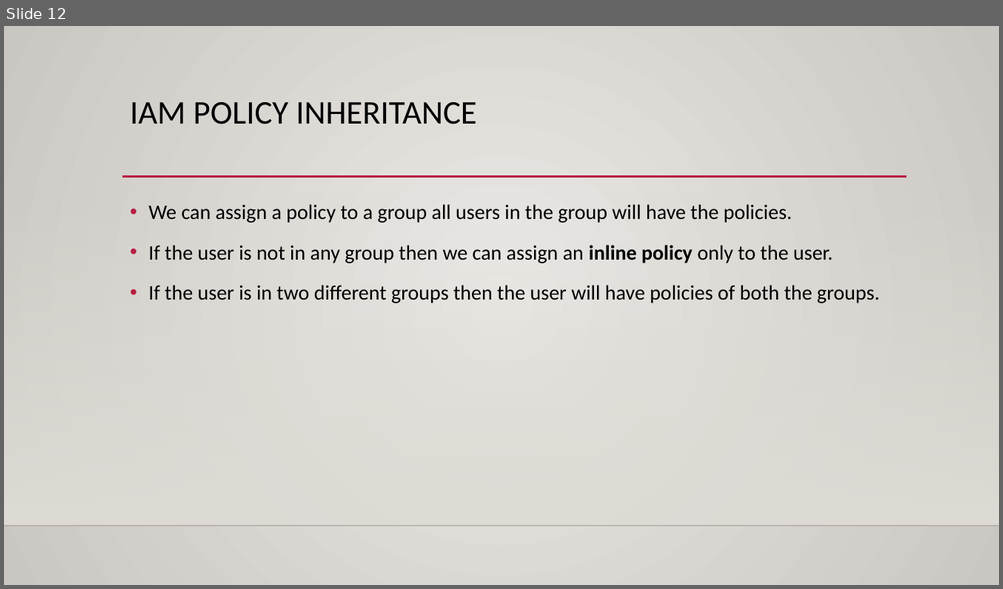
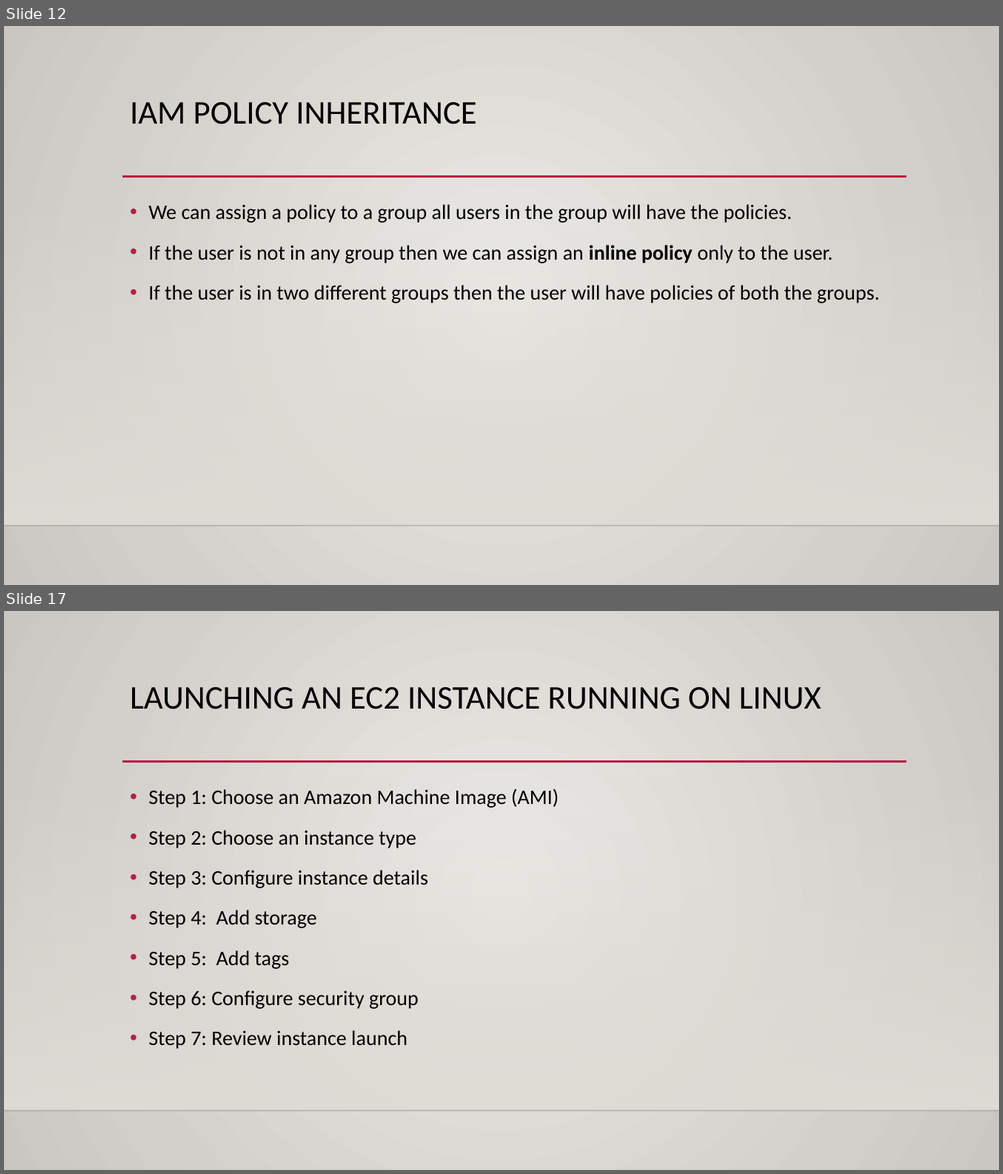
Before and after one commit to kushalnaidu007/AWS-Solution-Architect, a slide deck: AWS-SAA.pptx. Shown one above the other, each under a label of ours: slide 12 before the commit, slides 12 and 17 after it; the slides between them are not shown. The pictures are 1003x589 and 1003x1174 pixels, drawn with LibreOffice and Linux fonts; fonts in the diff are those of the drawing; background and template pictures are left out. Boxes give left, top, right and bottom in pixels: in the first picture for what was removed or moved away, otherwise in the second. Text is boxed around its words. In the diff, an @@ line names an element or a change of style, - is before the commit and + after.

```diff
--- a/AWS-SAA.pptx
+++ b/AWS-SAA.pptx
@@ slide 17 added at (4, 611, 999, 1170), background gradient #ECEAE7 to #CAC7C1; not listed: 3 template elements that a slide beside it also shows @@
@@ title added at (130, 687, 821, 709), 32 pt, text #000000 @@
+LAUNCHING AN EC2 INSTANCE RUNNING ON LINUX
@@ text added at (148, 789, 558, 1049), 20 pt, text #000000 @@
+• Step 1: Choose an Amazon Machine Image (AMI)
+• Step 2: Choose an instance type
+• Step 3: Configure instance details
+• Step 4: Add storage
+• Step 5: Add tags
+• Step 6: Configure security group
+• Step 7: Review instance launch
```
Also in this commit, not shown: 9 other slides added.
